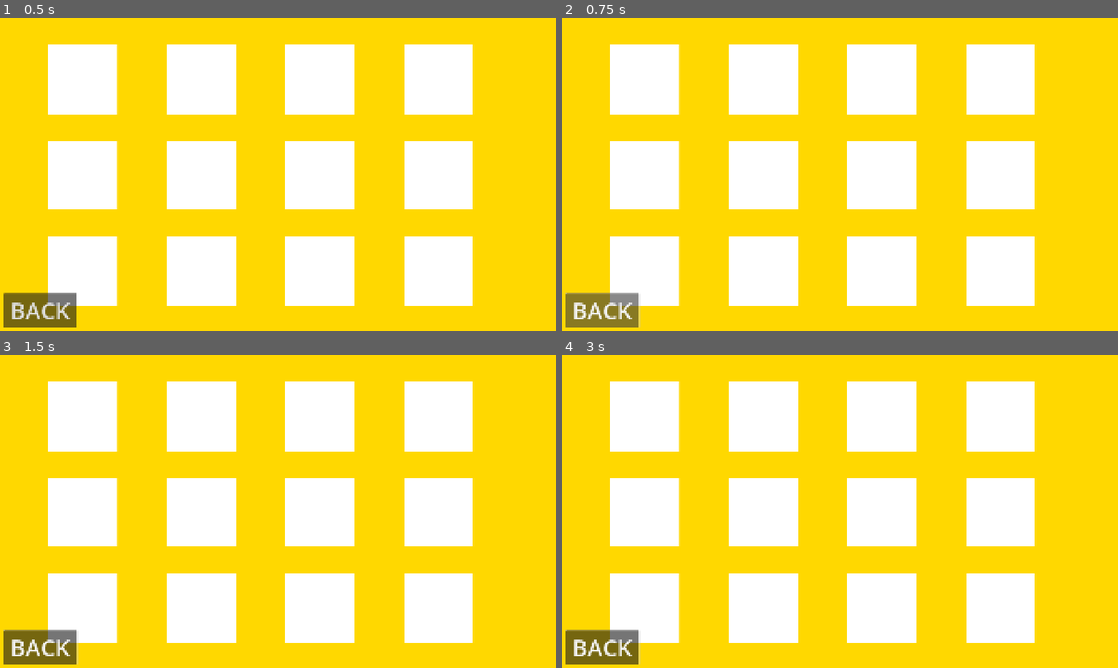
Above: before the commit, frames 1-4 (two rows, left to right).
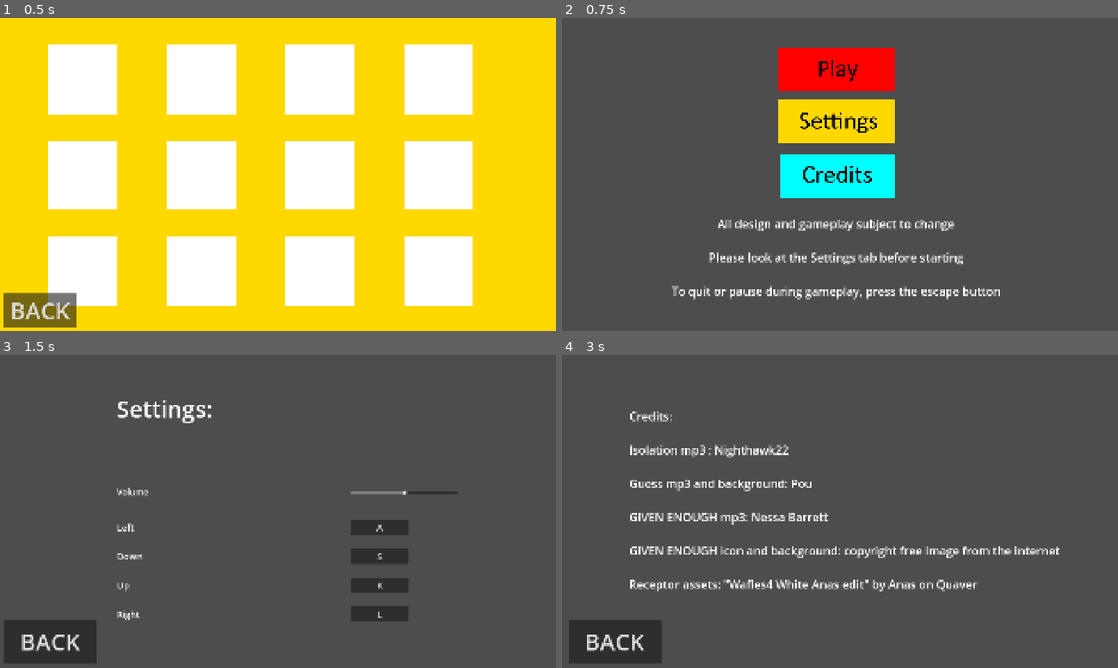
Above: after the commit, the same moments.

Repository: HyperKappy/Rhythm-Game-Repo
Game: Godot game, scene res://scenes/Extras.tscn
The game is run twice, just before and just after one commit, with the same random seed, the same clock (stepped at 60 frames per second) and the same inputs. This scene is started directly instead of the project's main scene. Sound files missing from this copy of the repository are replaced by a short silence.
Inputs (mouse positions are in pixels of both pictures, inside the frame that each line leads up to):
- Up to frame 1 (0.5 s): no input
- Up to frame 2 (0.75 s): click "BACK" at 0.5 s
- Up to frame 3 (1.5 s): click (272, 458) at 1.27 s
- Up to frame 4 (3 s): click "BACK" at 2 s; click (840, 511) at 2.77 s

Frame 1 is identical in both runs. In frame 2, 98% of the frame differs, in the area x 0-100%, y 0-100%; in frame 3, 100%; in frame 4, 100%.

Commit message:
back button gefixed lol
je kan nu de back button overal heen copy pasten en dan werkt het (het had altijd al zo moeten zijn mijn fout)

Diff:
--- a/code/Compatibility_Script (Song Select).gd
+++ b/code/Compatibility_Script (Song Select).gd
@@ -1,6 +1,5 @@
 extends Node2D
 
-@onready var back_button: Button = $BackButton
 
 var required_keys = {
 	KEY_L: false,
@@ -9,11 +8,6 @@
 	KEY_B: false,
 	KEY_O: false,
 }
-
-
-func _ready() -> void:
-	back_button.pressed.connect(_on_back_pressed)
-
 
 func _input(event: InputEvent):
 	if event is InputEventKey:
@@ -48,6 +42,3 @@
 	$Isolation.z_index = 100
 	await get_tree().create_timer(1.0).timeout
 	$Fade_All.play("Fade_All")
-
-func _on_back_pressed() -> void:
-	get_tree().change_scene_to_file("res://scenes/Main menu.tscn")
--- /dev/null
+++ b/code/back_button.gd
@@ -0,0 +1,7 @@
+extends Button
+
+func _ready():
+	connect("pressed", Callable(self, "_on_pressed"))
+
+func _on_pressed():
+	get_tree().change_scene_to_file("res://scenes/Main menu.tscn")
--- a/code/credits_tab.gd
+++ /dev/null
@@ -1,9 +0,0 @@
-extends Node2D
-
-@onready var back_button: Button = $BackButton
-
-func _ready() -> void:
-	back_button.pressed.connect(_on_back_pressed)
-
-func _on_back_pressed() -> void:
-	get_tree().change_scene_to_file("res://scenes/Main menu.tscn")
--- a/code/pause_menu.gd
+++ b/code/pause_menu.gd
@@ -4,7 +4,6 @@
 
 @onready var continue_button: Button = $CanvasLayer/Panel/VBoxContainer/ContinueButton
 @onready var retry_button: Button = $CanvasLayer/Panel/VBoxContainer/RetryButton
-@onready var back_button: Button = $CanvasLayer/Panel/VBoxContainer/BackButton
 
 func _ready() -> void:
 
@@ -14,7 +13,6 @@
 
 	continue_button.pressed.connect(_on_continue_pressed)
 	retry_button.pressed.connect(_on_retry_pressed)
-	back_button.pressed.connect(_on_back_pressed)
 
 	Input.set_mouse_mode(Input.MOUSE_MODE_VISIBLE)
 
@@ -32,17 +30,6 @@
 	get_tree().reload_current_scene()
 
 
-func _on_back_pressed() -> void:
-	get_tree().paused = false
-	var tree := get_tree()
-	queue_free()
-	Input.set_mouse_mode(Input.MOUSE_MODE_VISIBLE)
-
-	if main_menu_scene_path != "":
-		tree.change_scene_to_file(main_menu_scene_path)
-
-
-
 func _unhandled_input(event: InputEvent) -> void:
 	if event.is_action_pressed("ui_cancel"):
 		_on_continue_pressed()
--- a/scenes/Credits.tscn
+++ b/scenes/Credits.tscn
@@ -1,11 +1,10 @@
 [gd_scene load_steps=4 format=3 uid="uid://bghid1bcbbpt1"]
 
-[ext_resource type="Script" path="res://code/credits_tab.gd" id="1_gw1d4"]
 [ext_resource type="Texture2D" uid="uid://cs5vfbaink7nb" path="res://Resources/images/Back.png" id="1_spvsy"]
 [ext_resource type="Script" uid="uid://xjyiuklcvy57" path="res://code/back.gd" id="2_gw1d4"]
+[ext_resource type="Script" uid="uid://ctdhpi6sn00ny" path="res://code/back_button.gd" id="3_gw1d4"]
 
 [node name="Node2D2" type="Node2D"]
-script = ExtResource("1_gw1d4")
 
 [node name="Label" type="Label" parent="."]
 offset_left = 232.0
@@ -43,5 +42,7 @@
 offset_bottom = 1065.0
 theme_override_font_sizes/font_size = 80
 text = "BACK"
+script = ExtResource("3_gw1d4")
 
 [connection signal="pressed" from="Back" to="Back" method="_on_pressed"]
+[connection signal="pressed" from="BackButton" to="BackButton" method="_on_pressed"]
--- a/scenes/Extras.tscn
+++ b/scenes/Extras.tscn
@@ -1,6 +1,7 @@
-[gd_scene load_steps=2 format=3 uid="uid://cpchktwi27dsc"]
+[gd_scene load_steps=3 format=3 uid="uid://cuqmcytn8x13b"]
 
 [ext_resource type="Texture2D" uid="uid://bat87ptx7ueql" path="res://Resources/images/Extras_Menu.png" id="1_y1bbp"]
+[ext_resource type="Script" uid="uid://ctdhpi6sn00ny" path="res://code/back_button.gd" id="2_yobot"]
 
 [node name="Node2D" type="Node2D"]
 
@@ -18,3 +19,4 @@
 offset_bottom = 1068.0
 theme_override_font_sizes/font_size = 80
 text = "BACK"
+script = ExtResource("2_yobot")
--- a/scenes/pause_menu.tscn
+++ b/scenes/pause_menu.tscn
@@ -1,7 +1,8 @@
-[gd_scene load_steps=4 format=3 uid="uid://bgiud57w3rmgq"]
+[gd_scene load_steps=5 format=3 uid="uid://bgiud57w3rmgq"]
 
 [ext_resource type="Script" uid="uid://c4rpwy0r1ws4" path="res://code/pause_menu.gd" id="1_n87rw"]
 [ext_resource type="Shader" uid="uid://cfblt4i8k43f7" path="res://shaders/pause_blur.gdshader" id="2_myx47"]
+[ext_resource type="Script" uid="uid://ctdhpi6sn00ny" path="res://code/back_button.gd" id="3_kukqi"]
 
 [sub_resource type="ShaderMaterial" id="ShaderMaterial_kukqi"]
 shader = ExtResource("2_myx47")
@@ -78,6 +79,7 @@
 layout_mode = 2
 theme_override_font_sizes/font_size = 100
 text = "BACK"
+script = ExtResource("3_kukqi")
 
 [node name="Label" type="Label" parent="CanvasLayer/Panel"]
 layout_mode = 1
--- a/scenes/settings.tscn
+++ b/scenes/settings.tscn
@@ -1,10 +1,10 @@
 [gd_scene load_steps=6 format=3 uid="uid://bqkas2gwcow6i"]
 
 [ext_resource type="PackedScene" uid="uid://c2duvcd5xtvv2" path="res://scenes/Should_Never_Be_Visible.tscn" id="1_5p8wc"]
-[ext_resource type="Script" uid="uid://cdafxa3dctjhx" path="res://settings_tab.gd" id="1_es4n0"]
 [ext_resource type="Script" uid="uid://coaw7xptpkxkq" path="res://code/audio_slider.gd" id="1_f4mfi"]
 [ext_resource type="Texture2D" uid="uid://cs5vfbaink7nb" path="res://Resources/images/Back.png" id="2_r6d6q"]
 [ext_resource type="Script" uid="uid://xjyiuklcvy57" path="res://code/back.gd" id="3_6wm04"]
+[ext_resource type="Script" uid="uid://ctdhpi6sn00ny" path="res://code/back_button.gd" id="5_es4n0"]
 
 [node name="Settings" type="Control"]
 layout_mode = 3
@@ -17,7 +17,6 @@
 offset_bottom = 276.0
 grow_horizontal = 2
 grow_vertical = 2
-script = ExtResource("1_es4n0")
 
 [node name="AudioSlider" type="HSlider" parent="."]
 layout_mode = 1
@@ -96,6 +95,7 @@
 offset_bottom = 789.0
 theme_override_font_sizes/font_size = 80
 text = "BACK"
+script = ExtResource("5_es4n0")
 
 [connection signal="value_changed" from="AudioSlider" to="AudioSlider" method="_on_value_changed"]
 [connection signal="pressed" from="Back" to="Back" method="_on_pressed"]
--- a/scenes/songselect.tscn
+++ b/scenes/songselect.tscn
@@ -17,6 +17,7 @@
 [ext_resource type="AudioStream" uid="uid://c4axmn3jwyo2g" path="res://Resources/audio/Limbo_Preview.mp3" id="14_ufb8k"]
 [ext_resource type="Texture2D" uid="uid://dojcooysi1kto" path="res://Resources/images/Extras_Animation.png" id="16_ra5o5"]
 [ext_resource type="Script" uid="uid://bct74rdt2cmq4" path="res://code/extras.gd" id="17_twyjv"]
+[ext_resource type="Script" uid="uid://ctdhpi6sn00ny" path="res://code/back_button.gd" id="18_fmtfg"]
 
 [sub_resource type="Animation" id="Animation_gcj5u"]
 resource_name = "Center_On_Press"
@@ -408,6 +409,21 @@
 &"hover_out": SubResource("Animation_3be14")
 }
 
+[sub_resource type="Animation" id="Animation_6k20e"]
+length = 0.001
+tracks/0/type = "value"
+tracks/0/imported = false
+tracks/0/enabled = true
+tracks/0/path = NodePath(".:position")
+tracks/0/interp = 1
+tracks/0/loop_wrap = true
+tracks/0/keys = {
+"times": PackedFloat32Array(0),
+"transitions": PackedFloat32Array(1),
+"update": 0,
+"values": [Vector2(0, 997)]
+}
+
 [sub_resource type="Animation" id="Animation_hqaag"]
 resource_name = "Schuiven"
 tracks/0/type = "value"
@@ -421,21 +437,6 @@
 "transitions": PackedFloat32Array(1, 1, 1, 1, 1, 1, 1, 1, 1, 1, 1),
 "update": 0,
 "values": [Vector2(0, 997), Vector2(0, 588.8), Vector2(0, 331.1), Vector2(0, 152.8), Vector2(0, 40.1), Vector2(0, -29.9), Vector2(0, -67), Vector2(0, -80), Vector2(0, -82.8), Vector2(0, -83), Vector2(0, -83)]
-}
-
-[sub_resource type="Animation" id="Animation_6k20e"]
-length = 0.001
-tracks/0/type = "value"
-tracks/0/imported = false
-tracks/0/enabled = true
-tracks/0/path = NodePath(".:position")
-tracks/0/interp = 1
-tracks/0/loop_wrap = true
-tracks/0/keys = {
-"times": PackedFloat32Array(0),
-"transitions": PackedFloat32Array(1),
-"update": 0,
-"values": [Vector2(0, 997)]
 }
 
 [sub_resource type="AnimationLibrary" id="AnimationLibrary_dpfpd"]
@@ -634,6 +635,7 @@
 offset_bottom = 1068.0
 theme_override_font_sizes/font_size = 80
 text = "BACK"
+script = ExtResource("18_fmtfg")
 
 [connection signal="mouse_entered" from="GIVEN_ENOUGH" to="GIVEN_ENOUGH" method="_on_GE_Button_Hovered"]
 [connection signal="mouse_exited" from="GIVEN_ENOUGH" to="GIVEN_ENOUGH" method="_on_GE_Button_Exited"]
--- a/settings_tab.gd
+++ /dev/null
@@ -1,9 +0,0 @@
-extends Control
-
-@onready var back_button: Button = $BackButton
-
-func _ready() -> void:
-	back_button.pressed.connect(_on_back_pressed)
-
-func _on_back_pressed() -> void:
-	get_tree().change_scene_to_file("res://scenes/Main menu.tscn")
Not shown, added: code/back_button.gd.uid
Not shown, removed: code/credits_tab.gd.uid
Not shown: 1 places in scenes/songselect.tscn that only renumber resources
Not shown, removed: settings_tab.gd.uid
